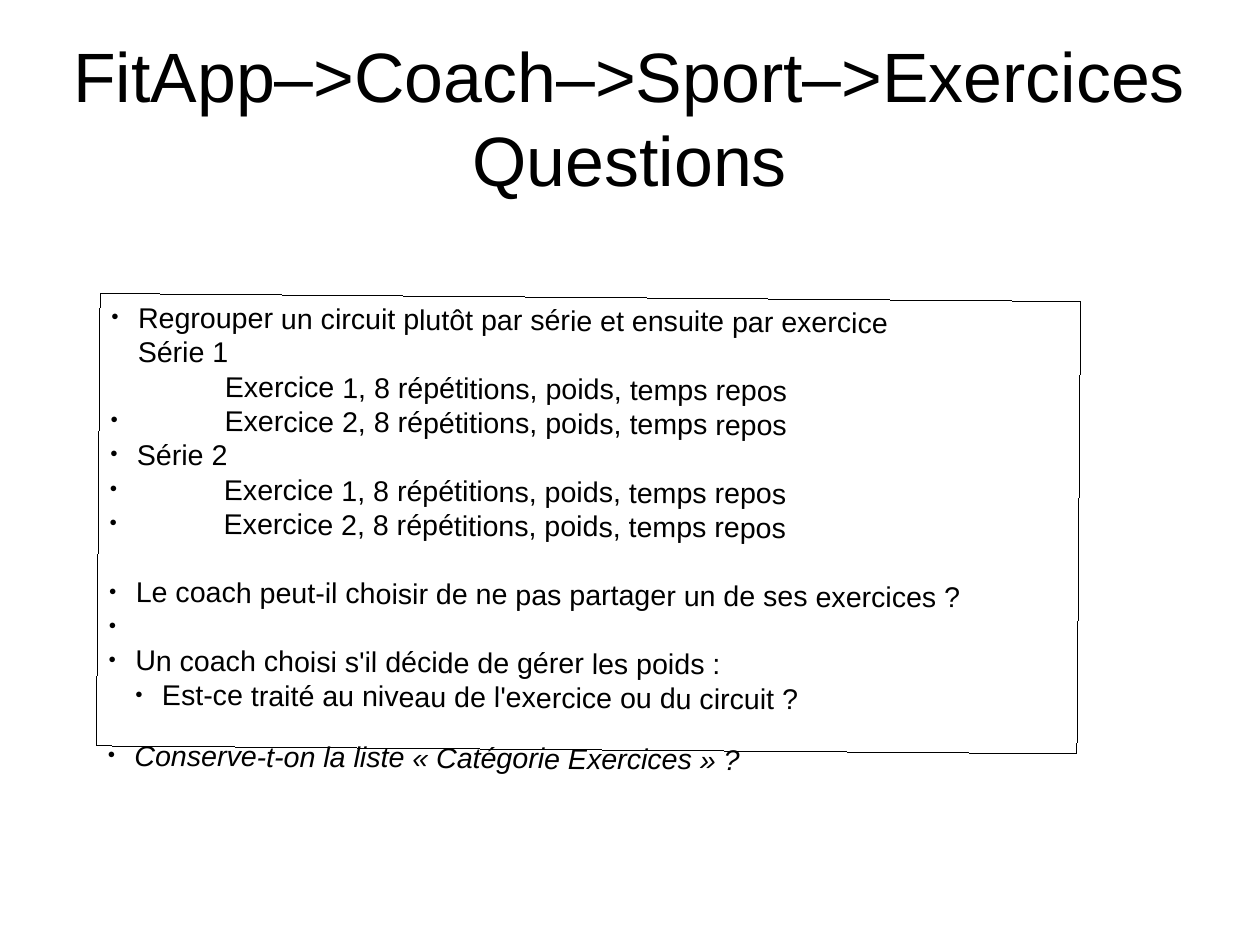
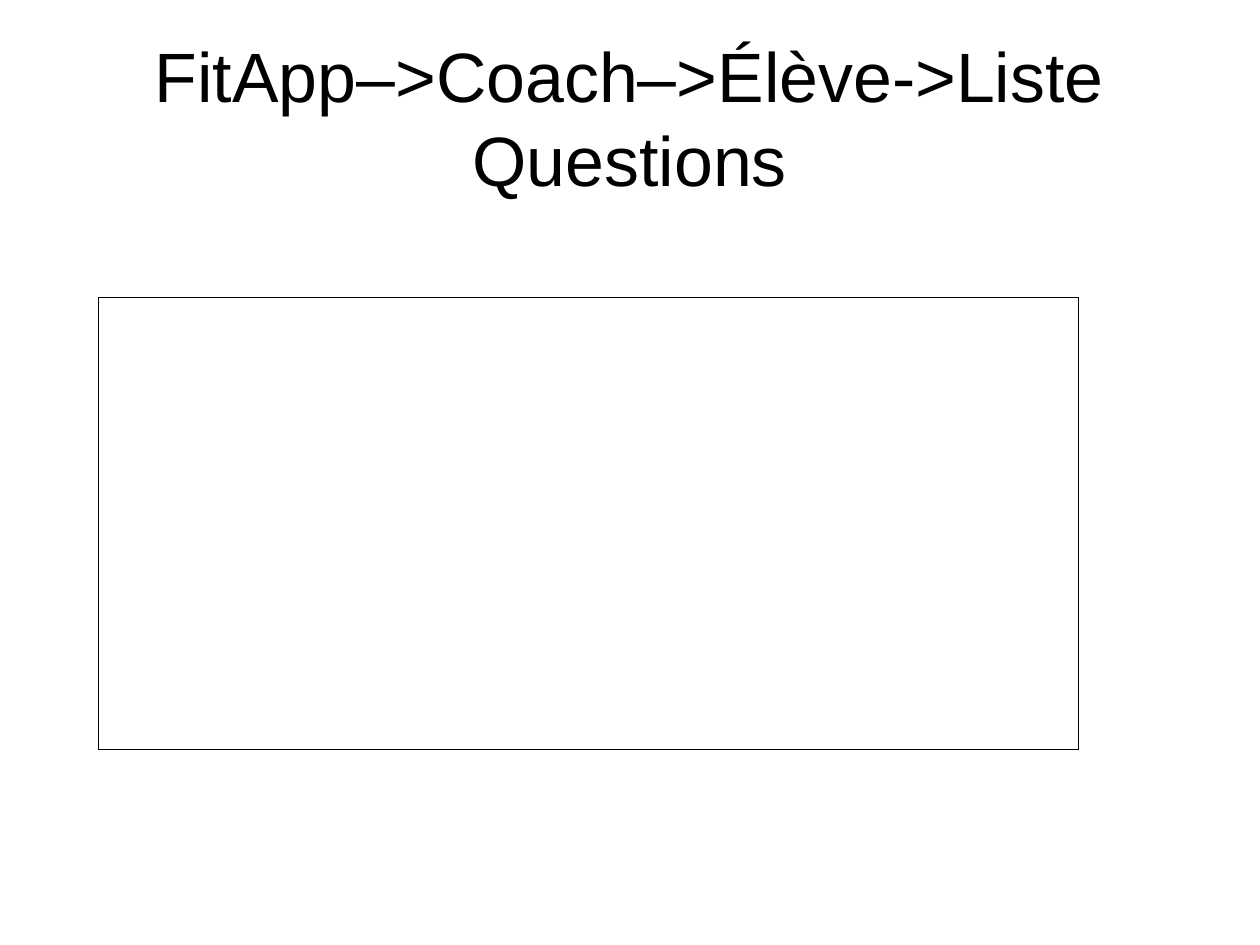
Before and after one commit to NicolasGavard/WebVysionSportV2, a slide deck: slide 12 of Documentations/FitApp - Elève v1.02.odp (slide 7 before the commit). Drawn at 1260x945 pixels with LibreOffice and Linux fonts; fonts in the diff are those of the drawing. Boxes give left, top, right and bottom in pixels: in the first picture for what was removed or moved away, otherwise in the second. Text is boxed around its words. In the diff, an @@ line names an element or a change of style, - is before the commit and + after.

```diff
--- a/Documentations/FitApp - Elève v1.02.odp
+++ b/Documentations/FitApp - Elève v1.02.odp
@@ title at bbox=[155, 46, 1104, 199]: text changed @@
-FitApp–>Coach–>Sport–>Exercices
-Questions
+FitApp–>Coach–>Élève->Liste
+Questions
@@ rectangle: place and size @@
-rectangle at bbox=[96, 293, 1081, 754]
+rectangle at bbox=[98, 297, 1079, 750]
@@ text in rectangle at bbox=[134, 308, 937, 773]: text removed @@
-● Regrouper un circuit plutôt par série et ensuite par exercice
-  Série 1
-  Exercice 1, 8 répétitions, poids, temps repos
-● Exercice 2, 8 répétitions, poids, temps repos
-● Série 2
-● Exercice 1, 8 répétitions, poids, temps repos
-● Exercice 2, 8 répétitions, poids, temps repos
-● Le coach peut-il choisir de ne pas partager un de ses exercices ?
-● Un coach choisi s'il décide de gérer les poids :
-  ● Est-ce traité au niveau de l'exercice ou du circuit ?
-● Conserve-t-on la liste « Catégorie Exercices » ?
```
Also in this commit, not shown: 2 other slides changed, 8 slides added, 3 slides removed.
